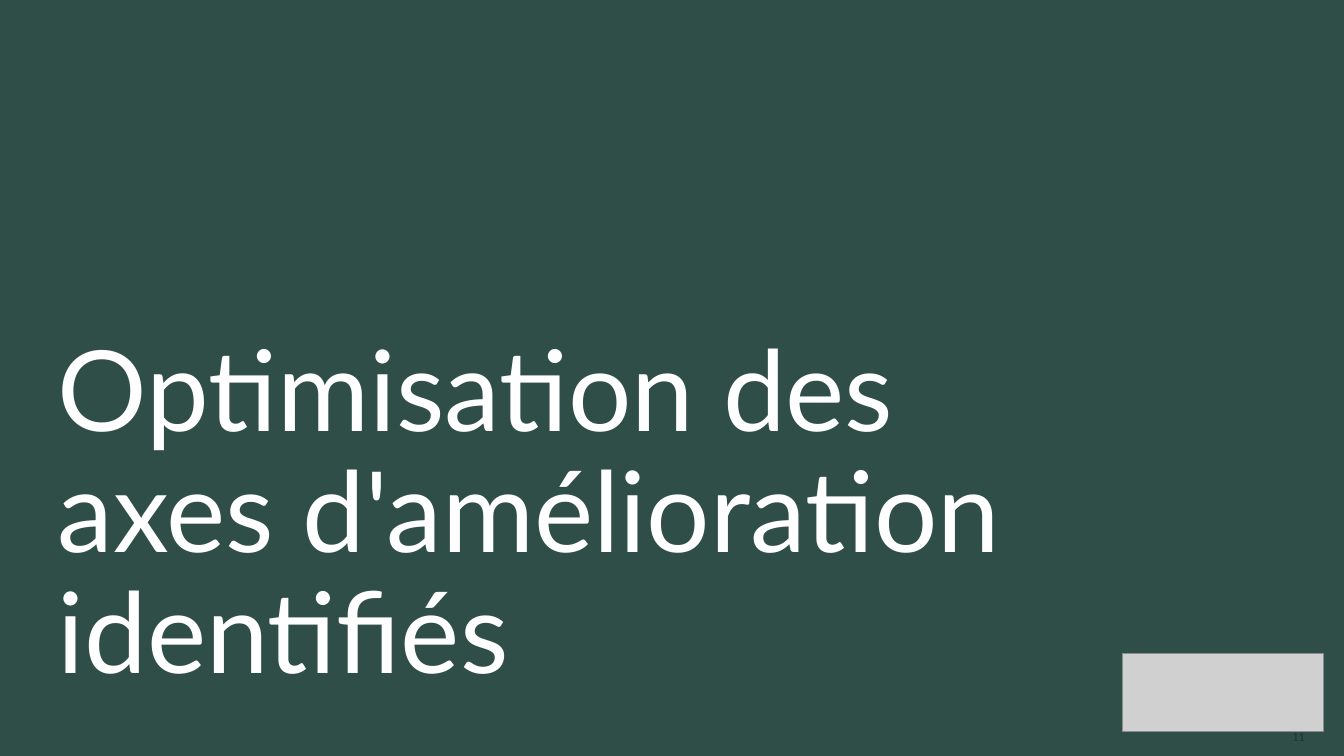
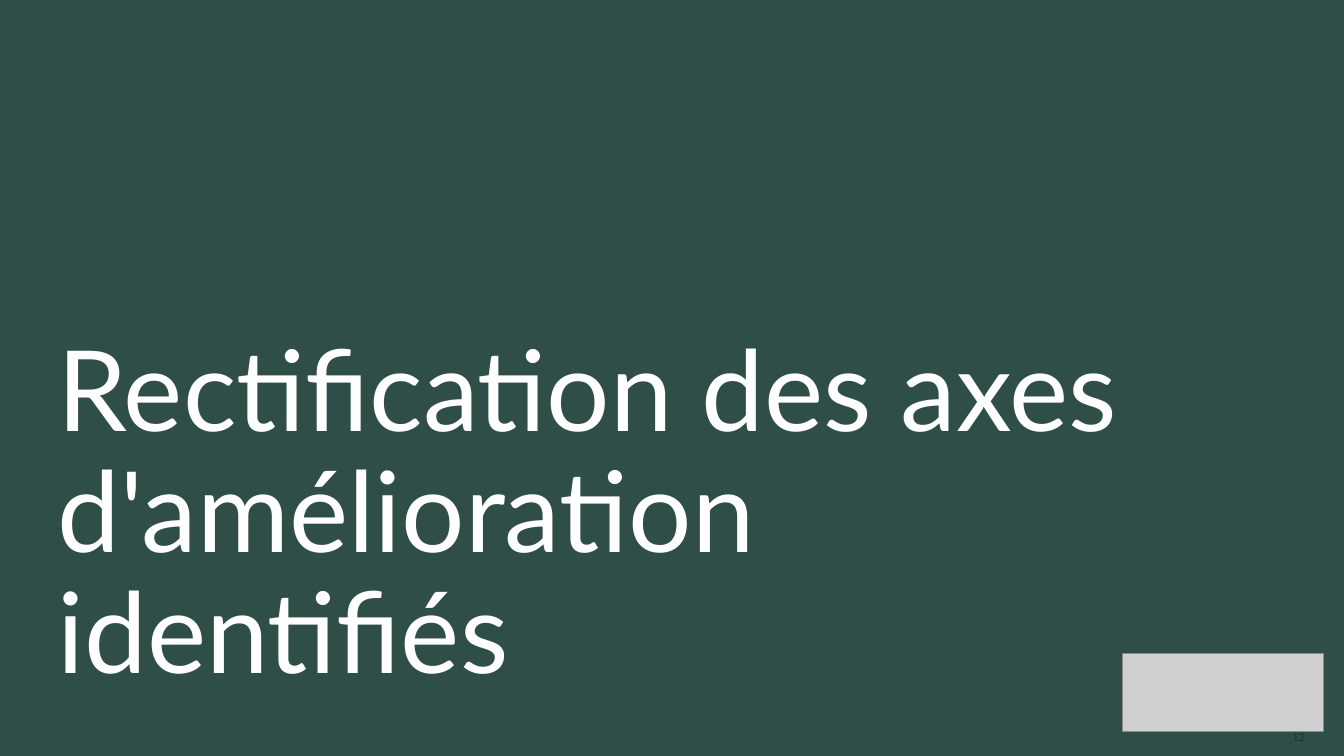
Before and after one commit to SashLamb/Trips-Roads, a slide deck: slide 12 of Documents/Presentation_S4.pptx (slide 11 before the commit). Drawn at 1344x756 pixels with LibreOffice and Linux fonts; fonts in the diff are those of the drawing; grey boxes stand for pictures. Boxes give left, top, right and bottom in pixels: in the first picture for what was removed or moved away, otherwise in the second. Text is boxed around its words. In the diff, an @@ line names an element or a change of style, - is before the commit and + after.

```diff
--- a/Documents/Presentation_S4.pptx
+++ b/Documents/Presentation_S4.pptx
@@ title at <box>57,348,1118,674</box>: text changed @@
-Optimisation des axes d'amélioration identifiés
+Rectification des axes d'amélioration identifiés
```
Also in this commit, not shown: 9 other slides changed.
